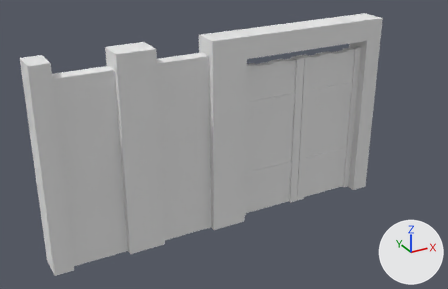
A saved change to the Blender file scenes/levels/assets/src/big_fence.blend.
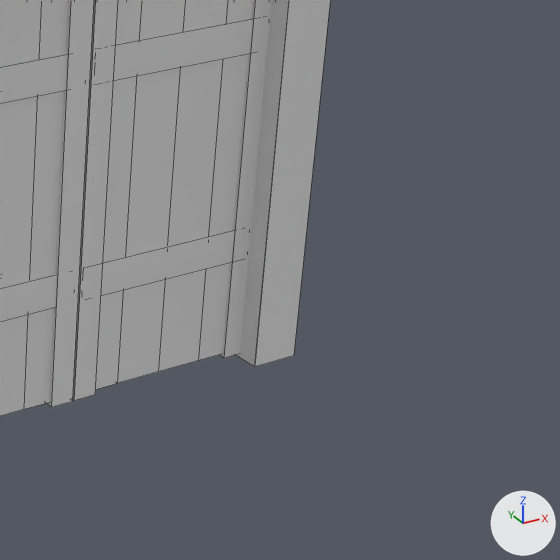
There are two pictures of each version: one whole from a 50 mm lens placed at (-4.28, -5.49, 3.69), pointed at (-1.17, 0.15, 0.87), one close up on the part from 61% to 100% of the width and 26% to 87% of the height. Arrows for +X, +Y and +Z are at lower right; the lights stay in place. The close-ups show mesh edges as thin lines.

In view in the first close-up: 'big_fence_gate', 'big_fence_portal'.
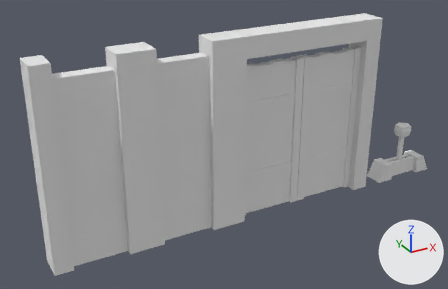
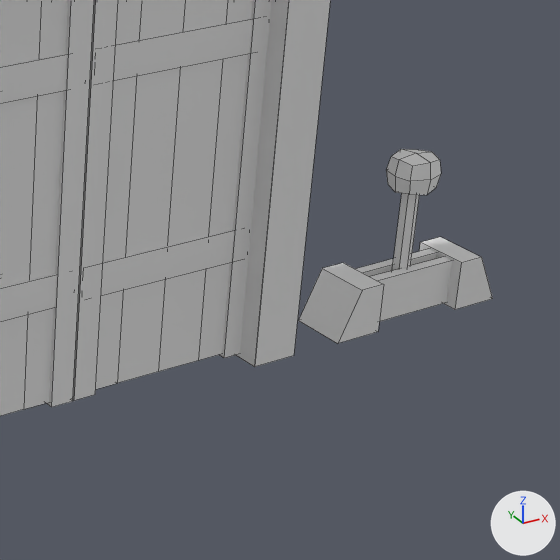
What changed in the scene script:
```text
Add mat_big_fence_001:
    mat_big_fence_001 = diffuse_material('big_fence.001')
    mat_big_fence_001.base_color = (0.8, 0.8, 0.8)  # white #e7e7e7
Add me_big_fence_lever:
    me_big_fence_lever.from_pydata(...)  # 70 vertices, 58 faces; spans x -0.299..0.298, y -0.084..0.082, z -0.02..0.469
    me_big_fence_lever.materials.append(mat_big_fence_001)  # its picture is missing
Add ob_big_fence_lever:
    ob_big_fence_lever = bpy.data.objects.new('big_fence_lever', me_big_fence_lever)
    ob_big_fence_lever.location = (1.419, 0.0, 0.0)
    ob_big_fence_lever.scale = (1.44, 1.44, 1.44)
```

Where the change shows, as pixel boxes [x1, y1, x2, y2] in the close-ups (560 x 560 px):
'big_fence_lever', added: after [298, 149, 493, 344]
